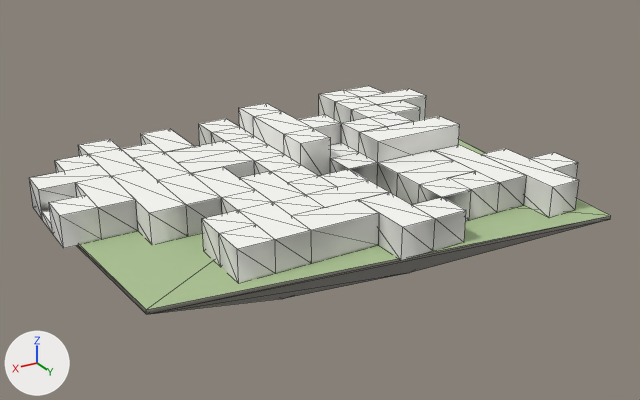
Two versions of the glTF model godot_project/remake/sky/islands/SKY-048.lod2.glb, one commit apart.
Rendered twice from a camera (50 mm lens) standing at (181.0, 313.0, 151.0) and looking at (-4.0, 4.0, -4.0). Every picture has the same lights, and +X, +Y and +Z are marked at lower left. The picture after the commit comes second. Mesh edges are drawn as thin lines. Vertices at exactly the same position are counted once.

The first picture shows 'deck', 'rock', 'warren_hull'.
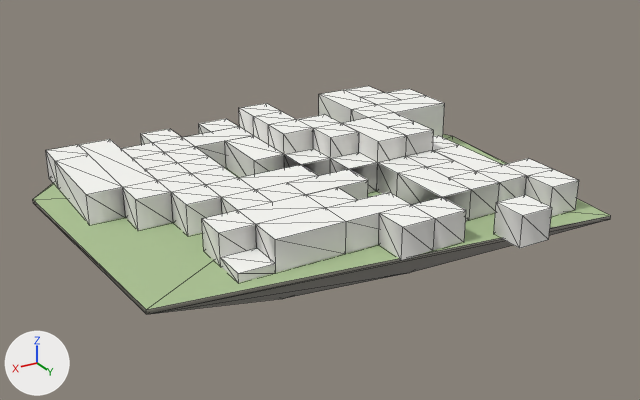
Changed parts and their boxes (x1, y1, x2, y2) in the pictures (640 x 400 px; the box of a moved part takes in the faces that stretch with it):
'warren_hull', reshaped: before (29, 86, 579, 283); after (46, 86, 579, 283)
part 1 of me_warren_hull, added: after (494, 195, 552, 248)
part 2 of me_warren_hull, cut back: before (29, 134, 379, 283); after (46, 145, 409, 283)
part 3 of me_warren_hull, moved or reshaped: before (319, 94, 578, 216); after (342, 96, 552, 190)
part 4 of me_warren_hull, moved or reshaped: before (164, 136, 284, 163); after (141, 116, 313, 167)

What changed in the scene script:
```text
Change me_warren_hull:
    used by ob_warren_hull; location = (0.0, 0.0, 0.0)
    remove me_warren_hull.from_pydata(...)  # 238 vertices, 550 faces; spans x -102.0..108.0, y -75.0..75.0, z 0.0..23.0
    add me_warren_hull.from_pydata(...)  # 225 vertices, 570 faces; spans x -87.0..93.0, y -75.0..90.0, z 0.0..23.0
    me_warren_hull part 1: the loose piece of 8 vertices spanning x -102.0..-87.0, y 45.0..60.0, z 0.0..13.0 is copied, and the copy is moved by (45.0, 30.0, 0.0); it spans x -57.0..-42.0, y 75.0..90.0, z 0.0..13.0
    me_warren_hull part 2: 32 vertices removed from x 3.0..108.0, y -45.0..60.0, z 0.0..23.0; 14 vertices added at x 18.0..93.0, y -75.0..60.0, z 0.0..13.0
    me_warren_hull part 3: 17 vertices removed from x -102.0..-27.0, y -45.0..60.0, z 0.0..23.0; 12 vertices added at x -87.0..-42.0, y -15.0..45.0, z 0.0..23.0
    me_warren_hull part 4: 3 vertices removed from x 3.0..18.0, y -30.0, z 0.0..13.0; 5 vertices added at x 3.0..33.0, y -60.0..-30.0, z 0.0..23.0
```
